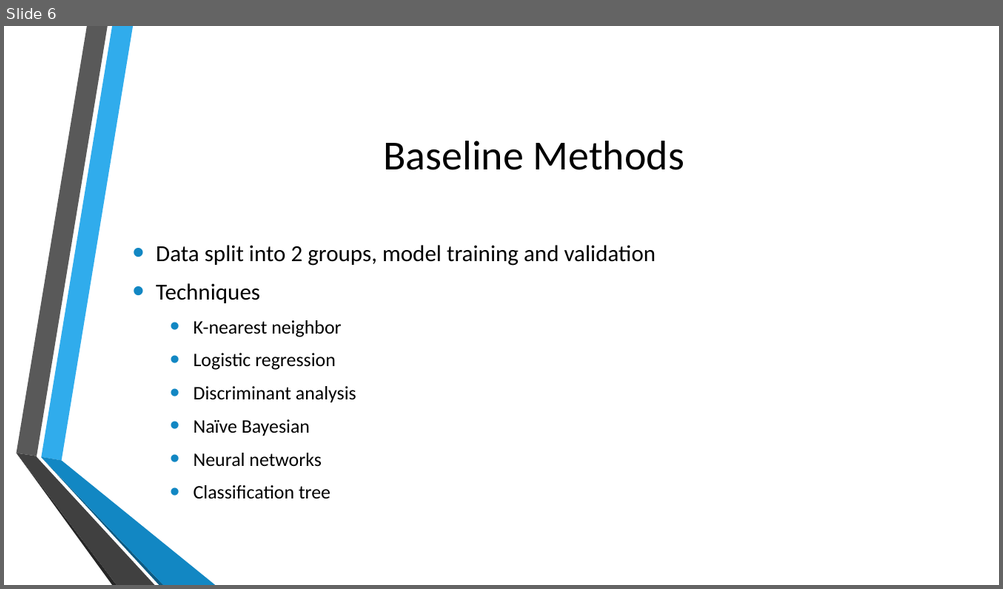
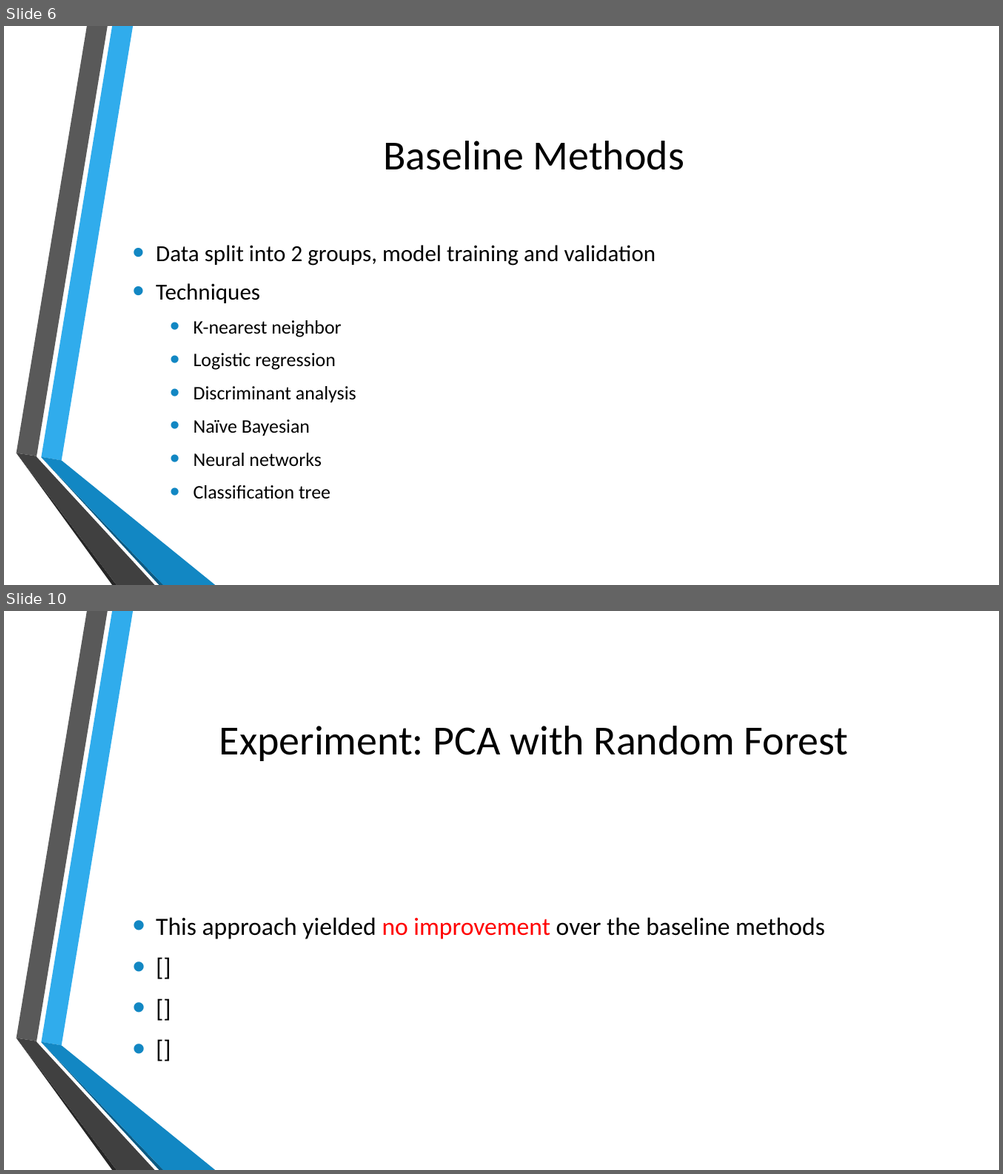
Before and after one commit to jb08/credit_card_default_ML, a slide deck: Predicting_Credit_Card_defaults.pptx. Shown one above the other, each under a label of ours: slide 6 before the commit, slides 6 and 10 after it; the slides between them are not shown. The pictures are 1003x589 and 1003x1174 pixels, drawn with LibreOffice and Linux fonts; fonts in the diff are those of the drawing; background and template pictures are left out. Boxes give left, top, right and bottom in pixels: in the first picture for what was removed or moved away, otherwise in the second. Text is boxed around its words. In the diff, an @@ line names an element or a change of style, - is before the commit and + after.

```diff
--- a/Predicting_Credit_Card_defaults.pptx
+++ b/Predicting_Credit_Card_defaults.pptx
@@ slide 10 added at [4, 611, 999, 1170], background picture (left out); not listed: 6 template elements that a slide beside it also shows @@
@@ title added at [219, 726, 848, 761], 40 pt, text #000000 @@
+Experiment: PCA with Random Forest
@@ text added at [156, 917, 825, 940], 24 pt, text #000000 @@
+• This approach yielded no improvement over the baseline methods
+• []
+• []
+• []
```
Also in this commit, not shown: 6 slides changed, 2 other slides added, 1 slide removed, 2 other files.
